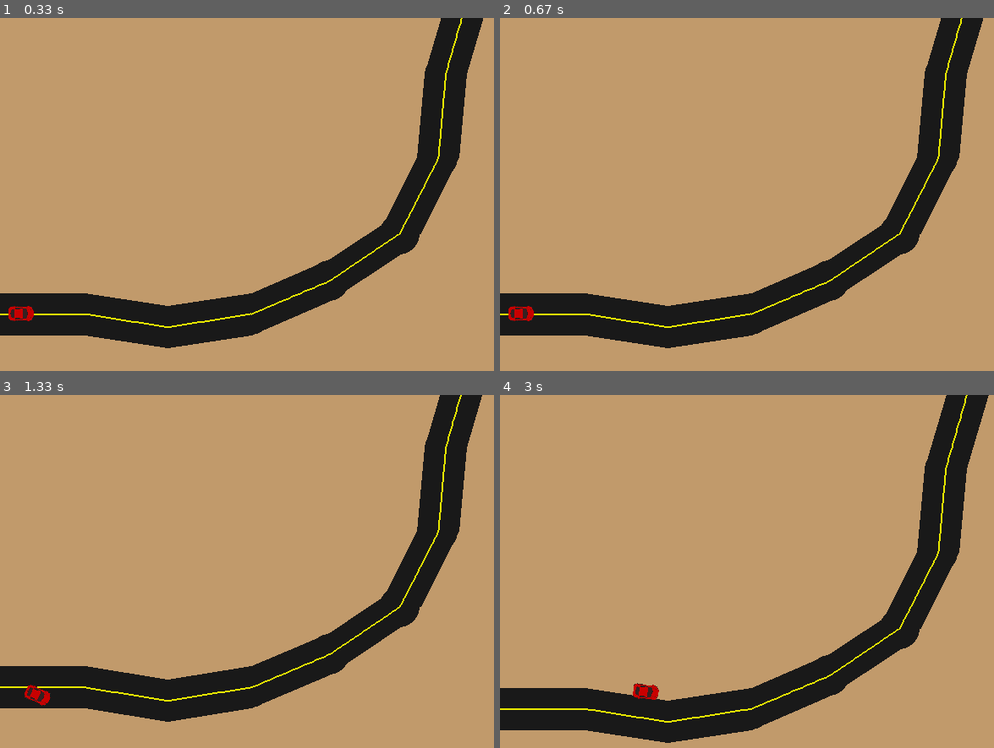
Above: before the commit, frames 1-4 (two rows, left to right).
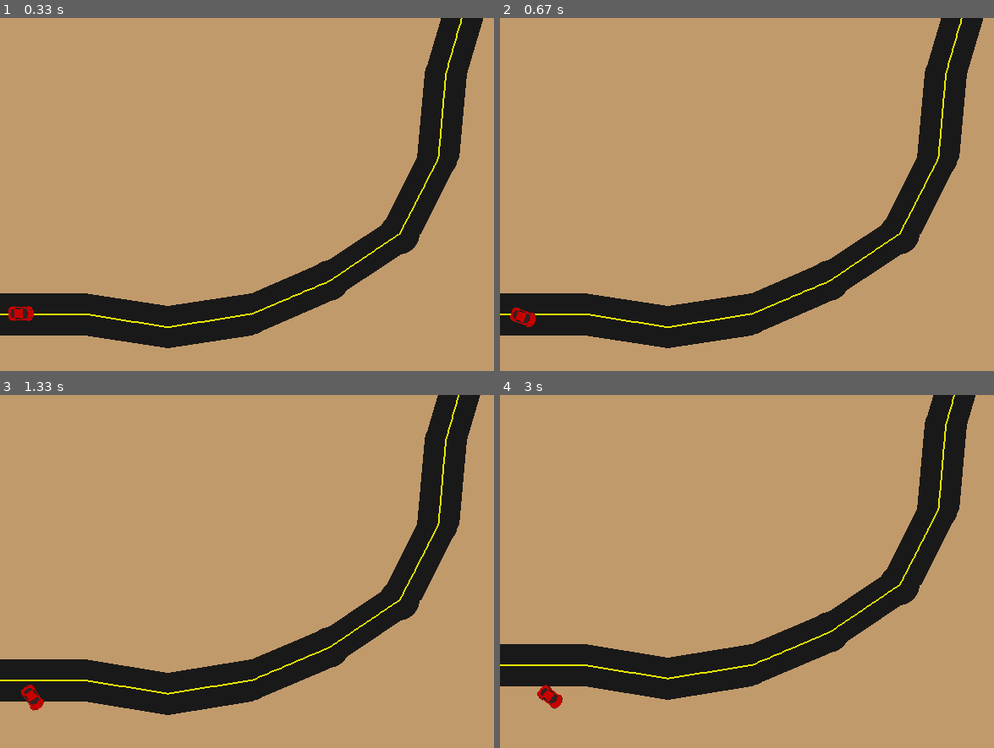
Above: after the commit, the same moments.

Repository: unknowncz/pygamething
Game: pygame game, started from main.py
The game is run twice, just before and just after one commit, with the same random seed, the same clock (stepped at 60 frames per second) and the same inputs.
Inputs:
- Up to frame 1 (0.33 s): no input
- Up to frame 2 (0.67 s): hold Right from 0.33 s (still down)
- Up to frame 3 (1.33 s): release Right at 0.8 s; hold Right 0.83-1.3 s; tap Space at 0.9, 1.2 s
- Up to frame 4 (3 s): hold Left 1.33-1.87 s; tap Space at 1.4, 1.7, 1.97, 2.27, 2.4, 2.7 s; hold Left 1.9-2.3 s; hold Right 2.33-2.97 s

Frame 1 is identical in both runs. In frame 2, 0.2% of the frame differs, in the area x 1-8%, y 81-88%; in frame 3, 4.8%; in frame 4, 23%, in the area x 0-99%, y 0-99%.

Commit message:
Player rotation death fix
Fixed player angle snapping to 0 on win/loss

Diff:
--- a/main.py
+++ b/main.py
@@ -132,8 +132,6 @@
                 g.worldoffset[1] = self.worldoffset[1]
             else:
                 self.pos[1] += math.sin(math.radians(self.angle)) * self.speed
-        else:
-            self.angle = 0
 
         if self.roadnum == len(g.gameobjects):
             print('you win')
